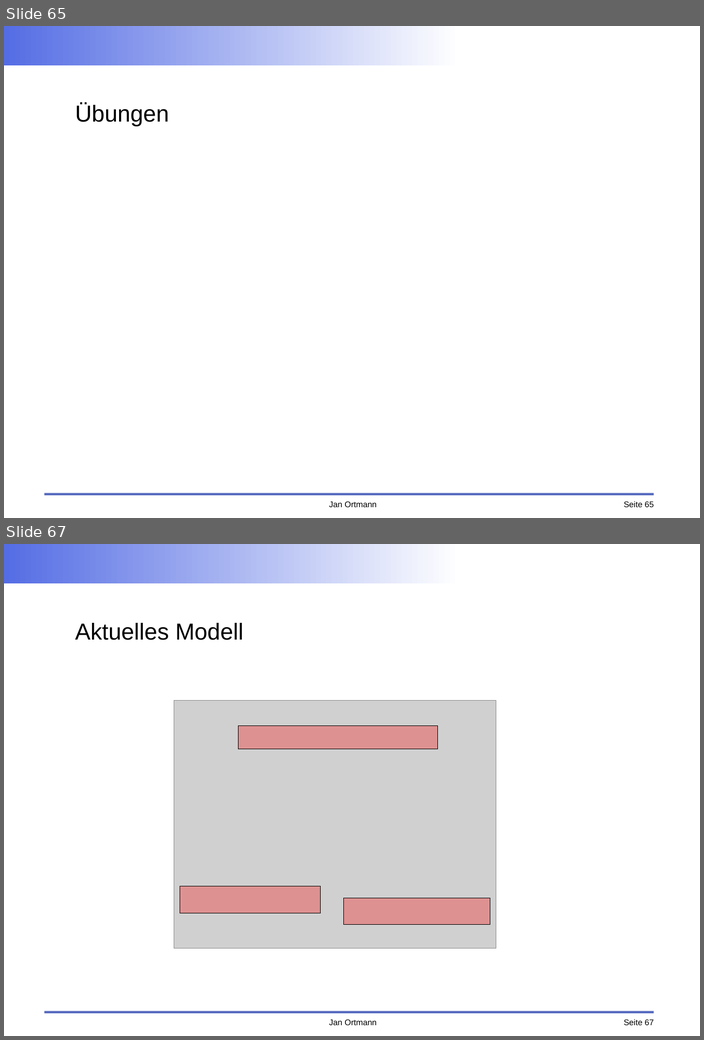
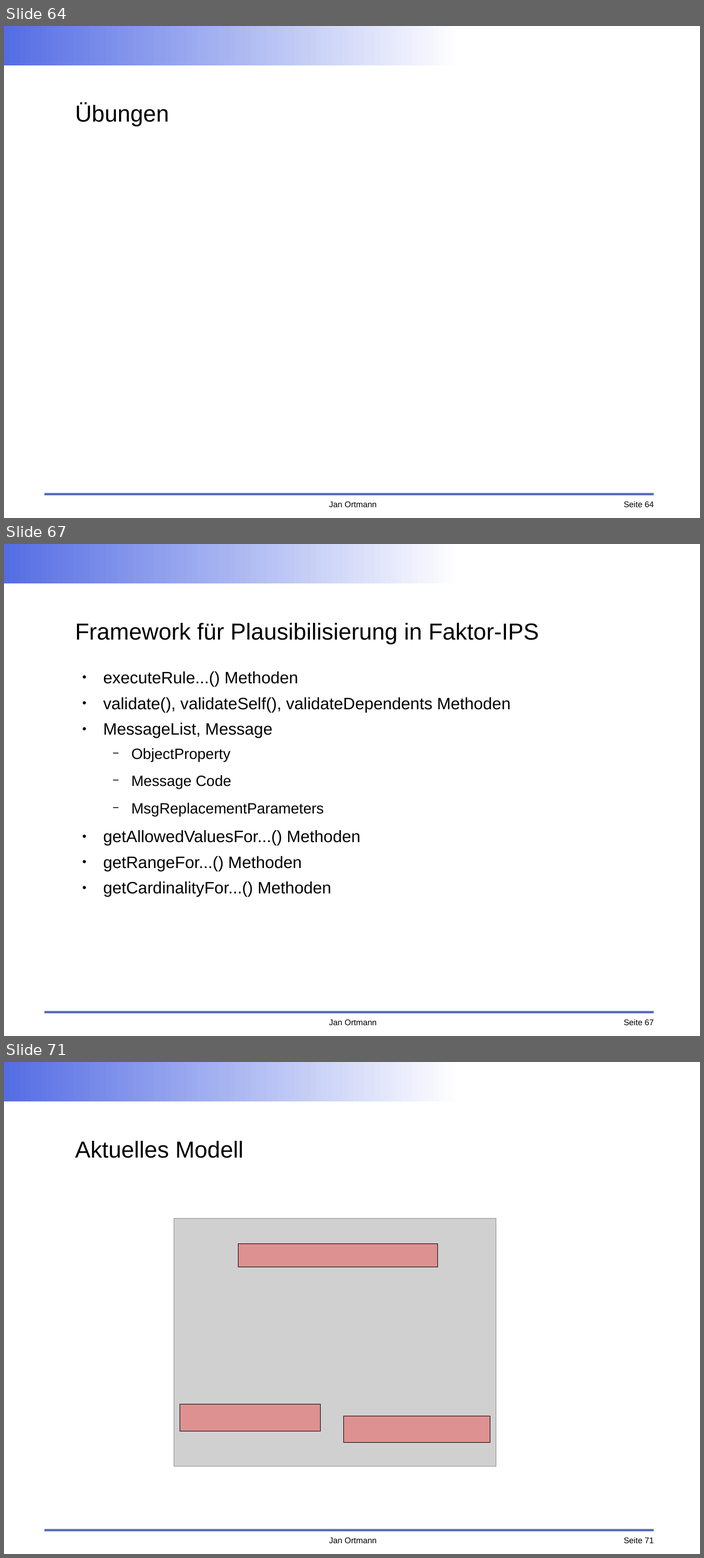
Before and after one commit to faktorips/faktorips.base, a slide deck: org.faktorips.doc/schulung/anwendungsentwicklung/FaktorIPS-Schulung.odp. Shown one above the other, each under a label of ours: slides 65 and 67 before the commit, slides 64, 67 and 71 after it; the slides between them are not shown. The pictures are 704x1040 and 704x1558 pixels, drawn with LibreOffice and Linux fonts; fonts in the diff are those of the drawing; grey boxes stand for pictures; background and template pictures are left out. Boxes give left, top, right and bottom in pixels: in the first picture for what was removed or moved away, otherwise in the second. Text is boxed around its words. In the diff, an @@ line names an element or a change of style, - is before the commit and + after.

```diff
--- a/org.faktorips.doc/schulung/anwendungsentwicklung/FaktorIPS-Schulung.odp
+++ b/org.faktorips.doc/schulung/anwendungsentwicklung/FaktorIPS-Schulung.odp
@@ slide 67 added at (4,544,700,1036), background #FFFFFF; not listed: 4 template elements that a slide beside it also shows @@
@@ title added at (75,623,539,644), 28 pt, text #000000 @@
+Framework für Plausibilisierung in Faktor-IPS
@@ text added at (103,671,510,897), 20 pt, text #000000 @@
+● executeRule...() Methoden
+● validate(), validateSelf(), validateDependents Methoden
+● MessageList, Message
+  − ObjectProperty
+  − Message Code
+  − MsgReplacementParameters
+● getAllowedValuesFor...() Methoden
+● getRangeFor...() Methoden
+● getCardinalityFor...() Methoden
@@ what was slide 65 is now slide 64 @@
@@ page number at (623,501,654,507): text changed @@
-Seite 65
+Seite 64
@@ what was slide 67 is now slide 71 @@
@@ page number at (623,1537,654,1543): text changed @@
-Seite 67
+Seite 71
```
Also in this commit, not shown: 14 slides changed, 10 other slides added, 1 slide removed, 11 other files.
